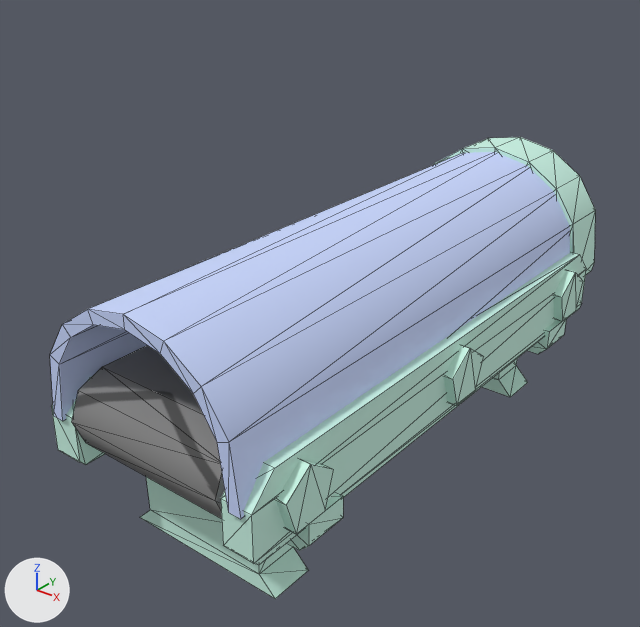
One commit to the FBX model Assets/ueda/Factory/factory_belt.FBX: the scene before it, then after it.
Rendered twice from a 50 mm camera at (2.42, -3.36, 2.8) aimed at (-0.14, -0.16, 0.81). Every picture has the same lights, and +X, +Y and +Z are marked at lower left. Mesh edges are drawn as thin lines. Where no turn or scale is listed for an object, it has been applied to the vertices.

Names of what the first picture shows: 'factory_belt_base', 'factory_belt_belt'.
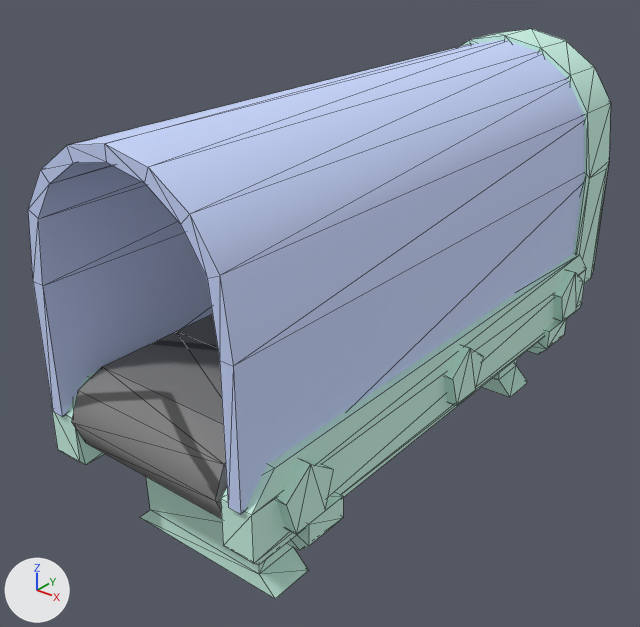
What differs and where, as boxes [x1, y1, x2, y2] in the pictures (640 x 627 px):
'factory_belt_base', reshaped (7% wider, 23% taller): before [50, 137, 595, 599]; after [28, 29, 611, 599]
part 1 of me_mesh, built on: before [50, 137, 595, 519]; after [28, 29, 611, 514]

Patch to the scene script:
```diff
--- a/Assets/ueda/Factory/factory_belt.FBX.py
+++ b/Assets/ueda/Factory/factory_belt.FBX.py
@@ me_mesh @@
 # used by ob_factory_belt_base; location = (0.0, 0.0, 0.0)
-me_mesh.from_pydata(...)  # 198 vertices, 332 faces; spans x -0.65..0.65, y -1.5..1.66, z 0.0..1.38
+me_mesh.from_pydata(...)  # 222 vertices, 376 faces; spans x -0.65..0.65, y -1.5..1.66, z 0.0..2.02
+# me_mesh part 1
+# 6 vertices are removed from x -0.58..0.58, y 1.38..1.62, z 0.65..0.69
+# 18 faces are deleted
+# 42 vertices in x -0.58..0.58, y -1.5..1.66, z 0.65..1.38 move by (0.0, 0.0, 0.64)
+# 32 vertices in x -0.54..0.54, y -1.5..1.66, z 0.97..1.31 move by (0.0, 0.0, 0.65)
+# 12 vertices are added at x -0.58..0.58, y 1.38..1.62, z 0.59..1.33
+# 12 new vertices lie (0.0, 0.0, -0.7) away from vertices in x -0.58..0.58, y 1.34..1.66, z 0.65..0.69
+# 6 new vertices lie (0.0, 0.0, -0.62) away from vertices in x -0.56..0.56, y -1.5..1.62, z 0.69
+# 48 new faces join them, mat_factory_belt_base (green #cbf4e5)
+# 14 new faces join them, mat_factory_belt_ceil (blue #cad8ff)
 me_mesh.materials.append(mat_factory_belt_base)
```
